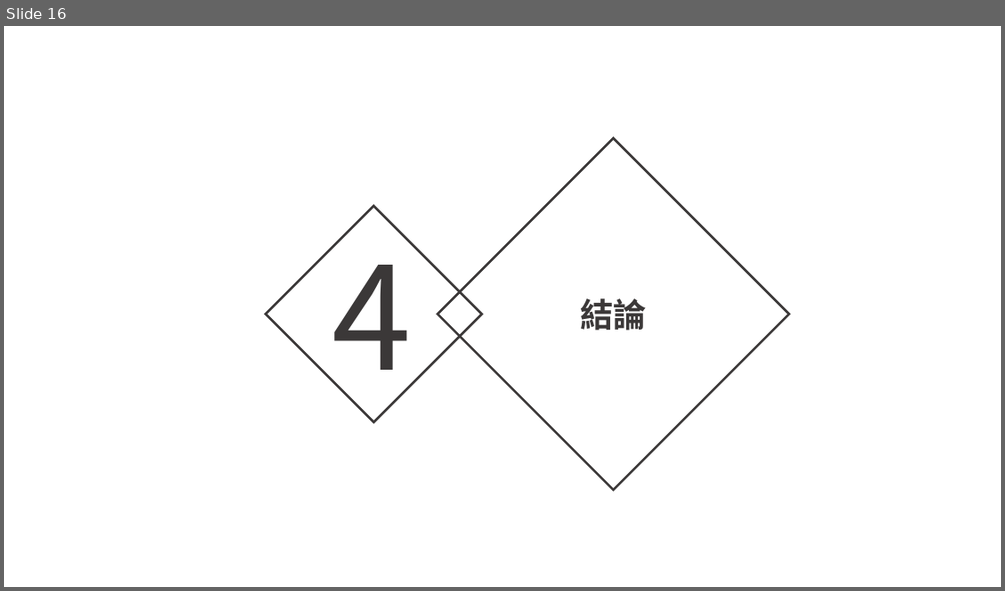
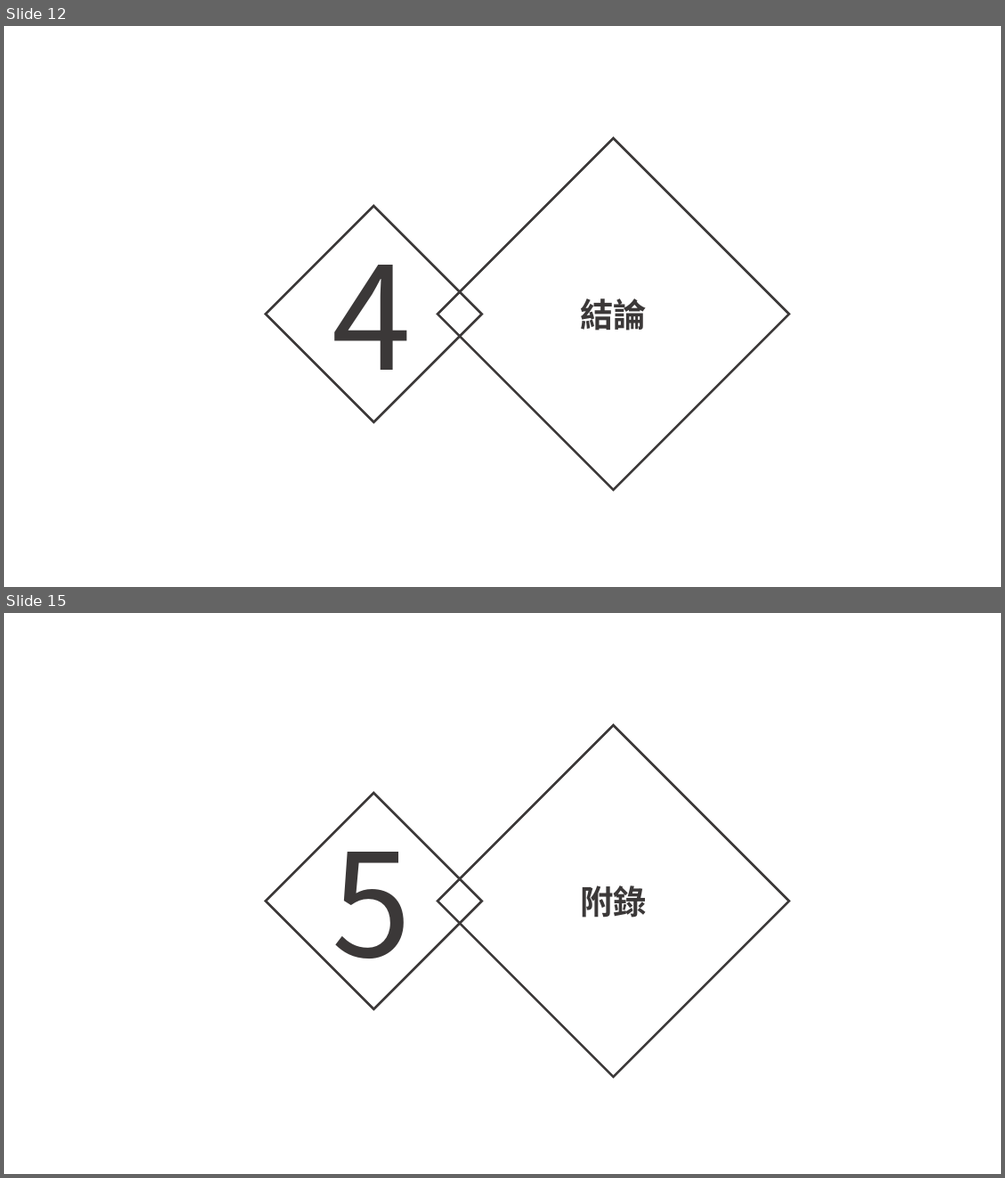
Before and after one commit to den19980107/nkust-online-study, a slide deck: i-Coding.pptx. Shown one above the other, each under a label of ours: slide 16 before the commit, slides 12 and 15 after it; the slides between them are not shown. The pictures are 1005x591 and 1005x1178 pixels, drawn with LibreOffice and Linux fonts; fonts in the diff are those of the drawing; background and template pictures are left out. Boxes give left, top, right and bottom in pixels: in the first picture for what was removed or moved away, otherwise in the second. Text is boxed around its words. In the diff, an @@ line names an element or a change of style, - is before the commit and + after.

```diff
--- a/i-Coding.pptx
+++ b/i-Coding.pptx
@@ slide 15 added at (4, 613, 1001, 1174), background picture (left out) @@
@@ diamond added at (437, 725, 789, 1077), outline #3B3838 2.25 pt @@
@@ diamond added at (266, 793, 482, 1009), outline #3B3838 2.25 pt @@
@@ text added at (332, 811, 412, 992), 138 pt, text #3B3838 @@
+5
@@ text added at (580, 885, 647, 917), 32 pt, text #3B3838, bold @@
+附錄
@@ what was slide 16 is now slide 12 @@
```
Also in this commit, not shown: 6 slides changed.
